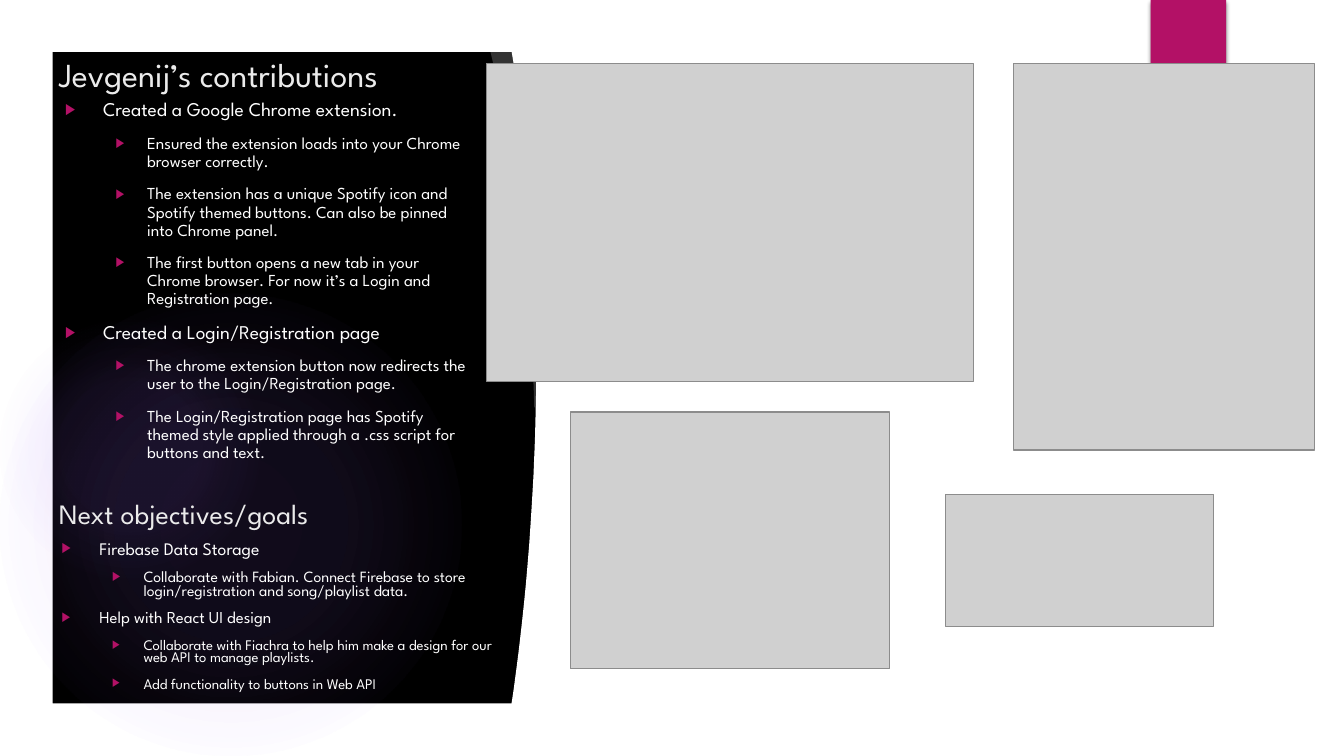
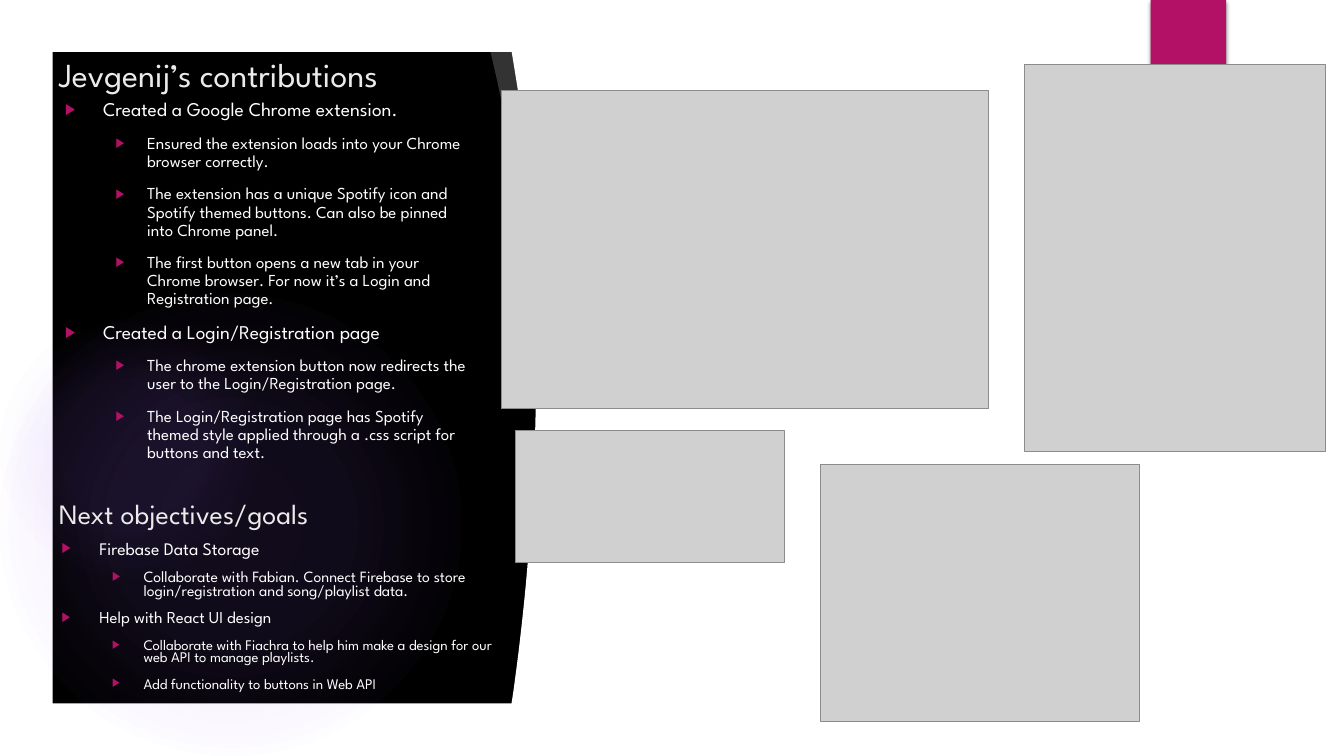
Before and after one commit to Ladnopoka/Spotify-Playlist-Enhancer, a slide deck: slide 5 of Spotify_Playlist_Enhancer_2.pptx. Drawn at 1344x756 pixels with LibreOffice and Linux fonts; fonts in the diff are those of the drawing; grey boxes stand for pictures; background and template pictures are left out. Boxes give left, top, right and bottom in pixels: in the first picture for what was removed or moved away, otherwise in the second. Text is boxed around its words. In the diff, an @@ line names an element or a change of style, - is before the commit and + after.

Commit message:
minor adjustments to presentation

```diff
--- a/Spotify_Playlist_Enhancer_2.pptx
+++ b/Spotify_Playlist_Enhancer_2.pptx
@@ picture moved from (x1=1013, y1=64, x2=1315, y2=450) to (x1=1024, y1=65, x2=1326, y2=451) @@
@@ picture moved from (x1=487, y1=64, x2=974, y2=381) to (x1=501, y1=91, x2=988, y2=408) @@
@@ picture moved from (x1=946, y1=494, x2=1215, y2=626) to (x1=516, y1=432, x2=785, y2=564) @@
@@ picture moved from (x1=571, y1=412, x2=890, y2=669) to (x1=821, y1=465, x2=1140, y2=722) @@
```
